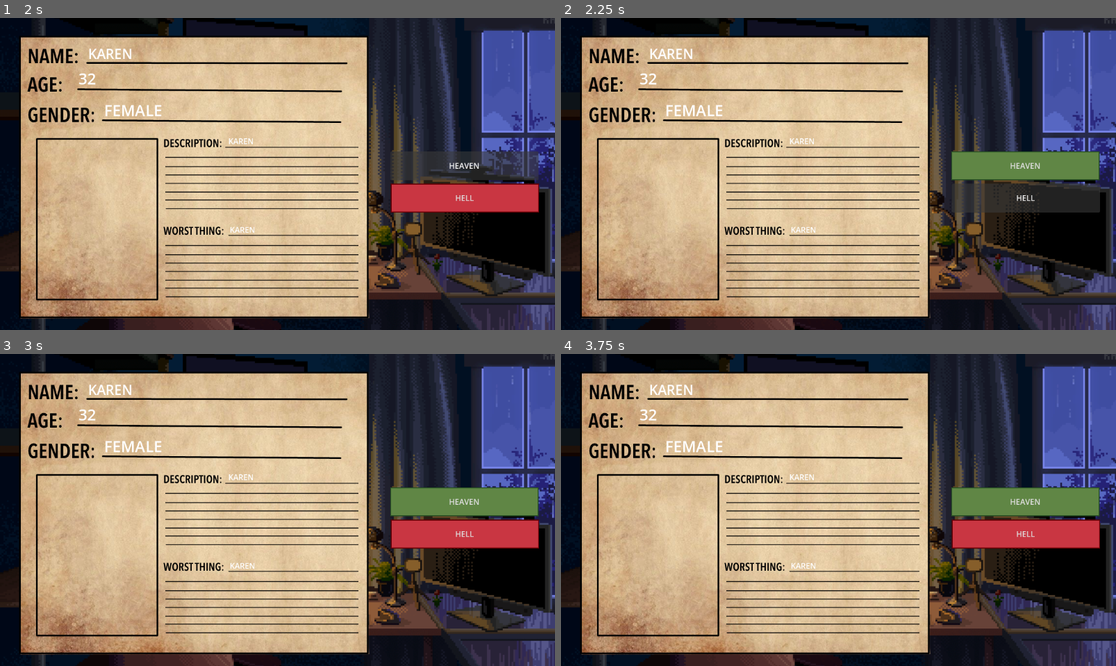
Above: before the commit, frames 1-4 (two rows, left to right).
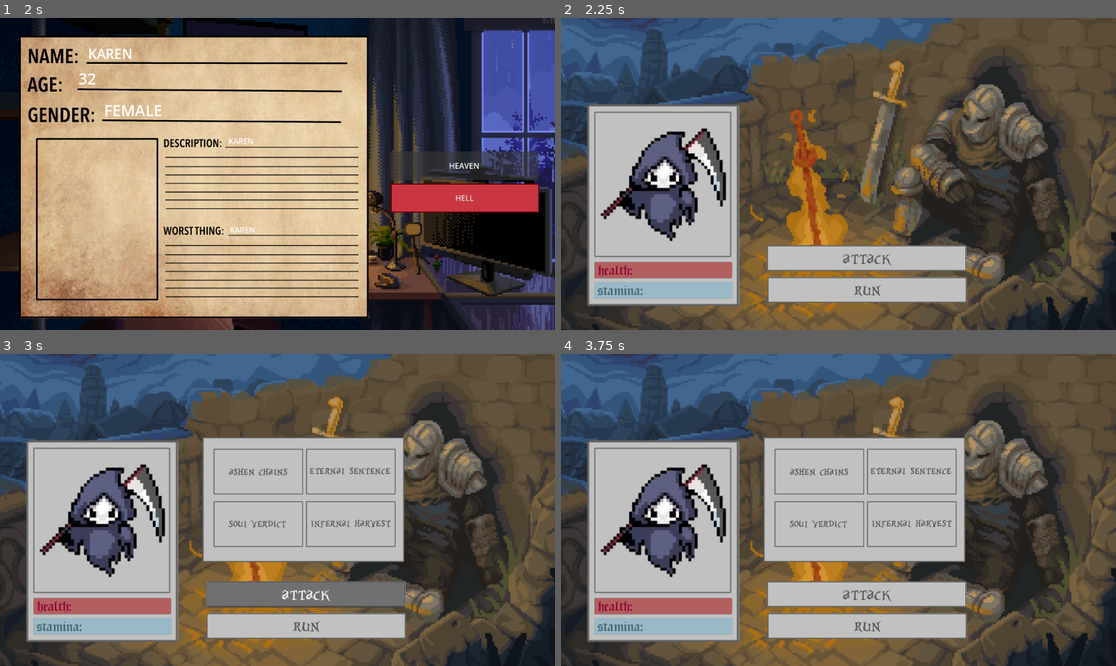
Above: after the commit, the same moments.

Repository: moyinns/campfire-two
Game: Godot game, scene res://opening screen/opening_screen.tscn
Two runs of this game, one before a commit and one after it. Both use one fixed random seed, a clock stepped at 60 frames per second and the inputs below.
Inputs (mouse positions are in pixels of both pictures, inside the frame that each line leads up to):
- Up to frame 1 (2 s): click "play" at 0.5 s; click "HEAVEN" at 1.25 s
- Up to frame 2 (2.25 s): click "HELL" at 2 s
- Up to frame 3 (3 s): click (305, 594) at 2.75 s, where only the run after the commit has a clickable "attack"
- Up to frame 4 (3.75 s): click (866, 625) at 3.5 s, where only the run after the commit has a clickable "run"

Frame 1 is identical in both runs. In frame 2, 94% of the frame differs, in the area x 0-100%, y 0-100%; in frame 3, 97%; in frame 4, 97%.
Error after the commit: Invalid assignment of property or key 'text' with value of type 'String' on a base object of type 'null instance'. (res://deciding_screen/deciding_screen.gd:15)

Commit message:
added danis + kitans code

Diff:
--- a/boss battle screen/boss_battle_screen.gd
+++ b/boss battle screen/boss_battle_screen.gd
@@ -27,7 +27,7 @@
 	if Globals.enemy_health < 0:
 		run_success_fail.text = "boss battle completed!"
 		run_success_fail.visble = true
-		await get_tree().create_timer(3.0).timeout
+		await get_tree().create_timer(5.0).timeout
 		run_success_fail.visible = false
 		get_tree().quit() #FIX THIS
 
--- a/deciding_screen/deciding_screen.gd
+++ b/deciding_screen/deciding_screen.gd
@@ -1,4 +1,31 @@
 extends Node2D
+var current_index = 0
+
+@onready var name_label = $NameLabel
+@onready var age_label = $AgeLabel
+@onready var bio_label = $BioLabel
+@onready var crime_label = $CrimeLabel
+@onready var gender_label = $GenderLabel
+
+func _ready() -> void:
+	update_card(current_index)
+
+func update_card(index):
+	var character = list[index]
+	name_label.text = character[0]
+	age_label.text = character[1]
+	bio_label.text = character[2]
+	crime_label.text = character[3]
+	gender_label.text = character[4]
+
+func next_character():
+	current_index = (current_index + 1) % list.size()
+	update_card(current_index)
+
+func prev_character():
+	current_index = (current_index - 1 + list.size()) % list.size()
+	update_card(current_index)
+
 
 var list = [["Karen Blobsworth", "52" ,
 "Middle manager at a logistics company. Known for her passive agressive Post-it note campaigns in the office kitchen. Has strong opinions about the communal microwave and is not afraid to share them in pointed emails",
@@ -15,10 +42,15 @@
 			"A brooding, intense young man form Lagos who discovered a terribel secret about the world and took it extremely personally. Trained for years, had great abs, and a plan so complicated he forgot which side he was on by the end. His friends tried to stop him. he didn't stop",
 			"Decided the solution to a deeply complex geopolitical problem was to personaly flatten everything and then explain his reasoning while people where still on fire"]]
 # Called when the node enters the scene tree for the first time.
-func _ready() -> void:
-	pass # Replace with function body.
-
 
 # Called every frame. 'delta' is the elapsed time since the previous frame.
 func _process(delta: float) -> void:
 	pass
+
+
+func _on_hell_button_pressed() -> void:
+	get_tree().change_scene_to_file("res://boss battle screen/boss_battle_screen.tscn")
+
+
+func _on_heaven_button_pressed() -> void:
+	next_character()
--- a/deciding_screen/deciding_screen.tscn
+++ b/deciding_screen/deciding_screen.tscn
@@ -82,3 +82,6 @@
 offset_bottom = 404.0
 theme_override_styles/normal = SubResource("StyleBoxFlat_tk3b5")
 text = "HELL"
+
+[connection signal="pressed" from="heaven_button" to="." method="_on_heaven_button_pressed"]
+[connection signal="pressed" from="hell_button" to="." method="_on_hell_button_pressed"]
--- a/project.godot
+++ b/project.godot
@@ -16,7 +16,7 @@
 
 config/name="campfire"
 run/main_scene="uid://bdmaitnkl5ccj"
-config/features=PackedStringArray("4.6", "Mobile")
+config/features=PackedStringArray("4.5", "Mobile")
 config/icon="res://icon.svg"
 
 [autoload]
